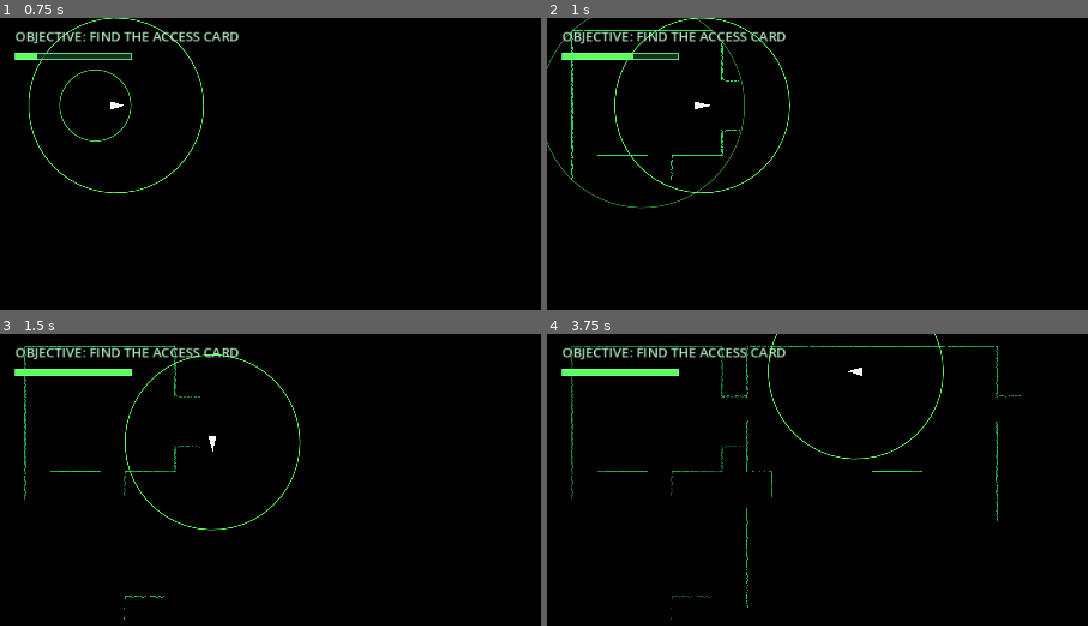
Above: before the commit, frames 1-4 (two rows, left to right).
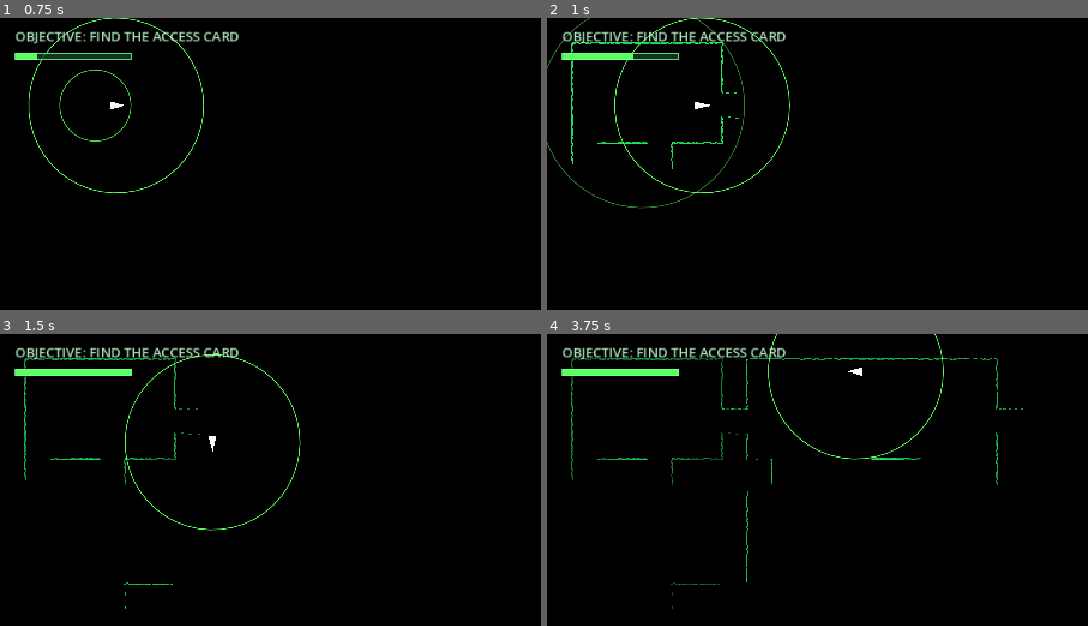
Above: after the commit, the same moments.

Repository: UnderstoodUseYourUsernameHere/Sonar
Game: Godot game, scene res://scenes/main.tscn
Same seed, same stepped clock (60 frames per second), same inputs: the game is played once before the commit and once after it.
Inputs (mouse positions are in pixels of both pictures, inside the frame that each line leads up to):
- Up to frame 1 (0.75 s): tap Enter at 0.5 s; move the mouse to (outside the picture) at 0.52 s; hold Right (move_right) from 0.53 s (still down); tap Space (ping) at 0.6 s; click (outside the picture) at 0.67 s
- Up to frame 2 (1 s): keep holding Right (move_right)
- Up to frame 3 (1.5 s): move the mouse to (outside the picture) at 1.27 s; release Right (move_right) at 1.28 s; hold S (move_down) from 1.28 s (still down); tap Alt at 1.35 s
- Up to frame 4 (3.75 s): tap R (restart) at 2, 2.75 s; move the mouse to (1028, 503) at 2.02 s; release S (move_down) at 2.03 s; hold Right (move_right) 2.03-2.78 s; tap Shift at 2.1 s; move the mouse to (outside the picture) at 2.77 s; hold W (move_up) 2.78-3.53 s; tap Space (ping) at 2.85 s; click (outside the picture) at 2.92 s; move the mouse to (outside the picture) at 3.52 s; hold Left (move_left) from 3.53 s (still down); tap Alt at 3.6 s

Frame 1 is identical in both runs. In frame 2, 0.6% of the frame differs, in the area x 4-36%, y 4-56%; in frame 3, 0.7%; in frame 4, 1.5%, in the area x 4-88%, y 4-98%.

Commit message:
bugfix: correct Y-axis boundary math in scan raycaster

Diff:
--- a/scripts/main.gd
+++ b/scripts/main.gd
@@ -71,11 +71,11 @@
 const WALL_DIM_SEEN_ALPHA: float = 0.35 ## A wall thats been seen before never dims below this(its going to be an alpha, sigma oh my god!!!!)
 const WALL_FLASH_DURATION: float = 1.2
 
-const SCAN_RAY_COUNT: int = 720
-const SCAN_POINT_LENGTH: float = 2.2
+const SCAN_RAY_COUNT: int = 520
+const SCAN_POINT_LENGTH: float = 3.2
 const SCAN_POINT_WIDTH: float = 1.4
 const SCAN_JITTER: float = 0.6
-const SCAN_MAX_POINTS: int = 6000
+const SCAN_MAX_POINTS: int = 5000
 const SCAN_HOLD_DURATION: float = 8.0
 const SCAN_FADE_DURATION: float = 12.0
 
@@ -897,8 +897,8 @@
 	var t_max_y: float = INF
 	var t_delta_y: float = INF
 	if not is_zero_approx(direction.y):
-		var boundary_y: float = float(cell.x + (1 if step_y > 0 else 0)) * TILE_SIZE
-		t_max_y = TILE_SIZE / absf(direction.y)
+		var boundary_y: float = float(cell.y + (1 if step_y > 0 else 0)) * TILE_SIZE
+		t_max_y = (boundary_y - origin.y) / direction.y
 		t_delta_y = TILE_SIZE / absf(direction.y)
 
 	for _step in range(64):
